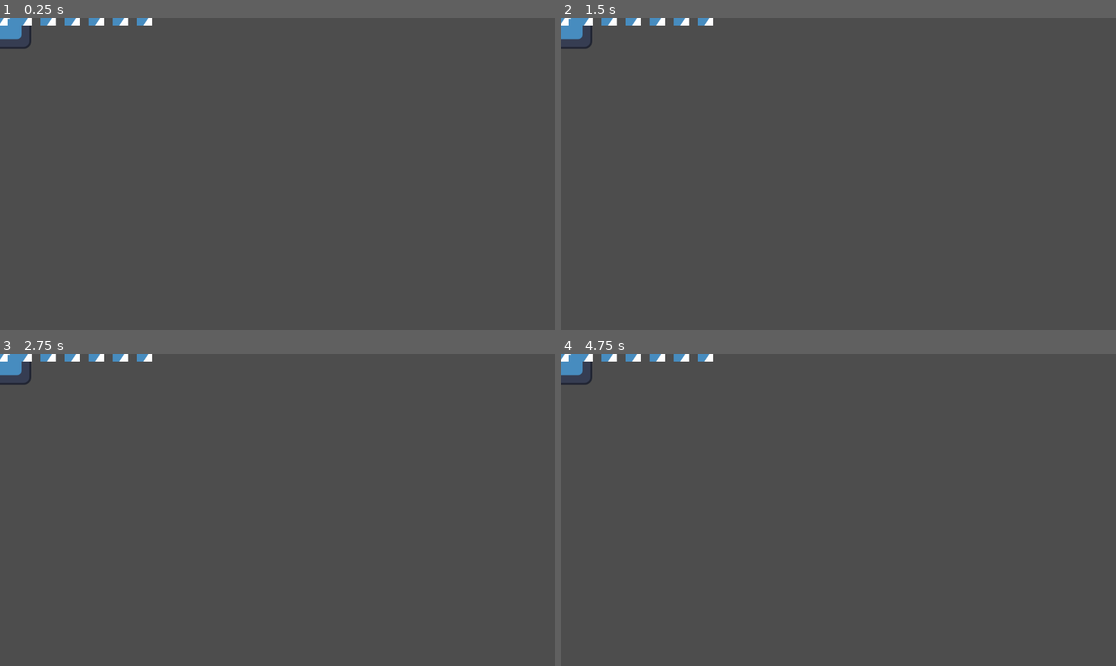
Above: before the commit, frames 1-4 (two rows, left to right).
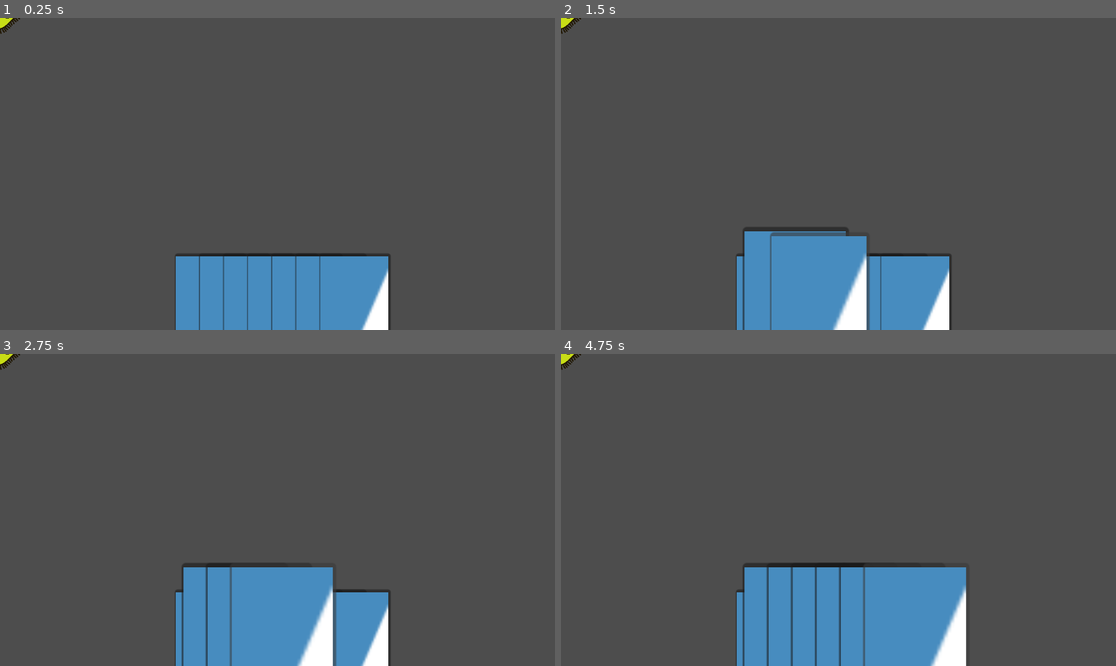
Above: after the commit, the same moments.

Repository: lowes2/immune_deckbuilder
Game: Godot game, scene res://battle.tscn
The game is run twice, just before and just after one commit, with the same random seed, the same clock (stepped at 60 frames per second) and the same inputs. The engine's default icon, where the game draws it, is replaced by a stand-in: a white triangle on a blue panel in a dark square.
Inputs (mouse positions are in pixels of both pictures, inside the frame that each line leads up to):
- Up to frame 1 (0.25 s): no input
- Up to frame 2 (1.5 s): click (771, 308) at 0.52 s; click (794, 308) at 1.27 s
- Up to frame 3 (2.75 s): click (260, 644) at 2.02 s
- Up to frame 4 (4.75 s): click (844, 644) at 2.77 s; click (866, 644) at 3.52 s; click (894, 644) at 4.27 s

The runs differ from the first frame. In frame 1, 10% of the frame differs, in the area x 0-71%, y 0-100%; in frame 2, 12%; in frame 3, 12%; in frame 4, 14%, in the area x 0-74%, y 0-100%.

Commit message:
BIG CHANGE

Diff:
--- a/battle.gd
+++ b/battle.gd
@@ -23,7 +23,8 @@
 		endBattle(-1)
 
 
-
+func getEnemy():
+	return enemy
 
 #-1 state indicates death, 0/1 indicates win (0 for tie? not sure)
 func endBattle(state):
--- a/card.gd
+++ b/card.gd
@@ -1,4 +1,4 @@
-extends Node2D
+extends Button
 
 #in each specific card, we will set the values by inheriting the IVs then modifying them
 var damage = 0
@@ -10,8 +10,66 @@
 var battle: PackedScene
 
 
+#for hover
+@export var scaleCurve: Curve
+@onready var timer = $hoverTimer
+var saveScale = scale
+var isHovering = false
+var grow = true
 
+#placement
+var selected = false
+
+func _ready():
+	pivot_offset = size / 2
+	saveScale = scale
 
 func use(enemy):
 	enemy.hurt(damage)
 	battle.adjustInflammation(inflame)
+
+func _process(delta: float) -> void:
+	if isHovering:
+		var percent = timer.time_left / timer.wait_time
+		if grow:
+			scale += Vector2(scaleCurve.sample(1-percent),scaleCurve.sample(1-percent)) / Vector2(10,10)
+		else:
+			scale -= Vector2(scaleCurve.sample(1-percent),scaleCurve.sample(1-percent)) / Vector2(10,10)
+	if scale < saveScale:
+		scale = saveScale
+
+
+
+
+func hover():
+	if not timer.is_stopped():
+		timer.stop()
+	timer.start()
+	isHovering = true
+
+func _on_hover_timer_timeout() -> void:
+	isHovering = false
+
+func _on_mouse_entered() -> void:
+	if not selected:
+		hover()
+		z_index += 1
+		grow = true
+
+func _on_mouse_exited() -> void:
+	if not selected:
+		hover()
+		z_index -= 1
+		grow = false
+
+func _input(event):
+	if event.is_action_pressed("CANCEL"):
+		selected = false
+		hover()
+		z_index -= 1
+		grow = false
+	if event.is_action_pressed("USE"):
+		use(battle.getEnemy())
+
+func _on_pressed() -> void:
+	selected = true
--- a/card.tscn
+++ b/card.tscn
@@ -1,7 +1,11 @@
-[gd_scene load_steps=5 format=3 uid="uid://c7l3ivh44kt8i"]
+[gd_scene load_steps=6 format=3 uid="uid://c7l3ivh44kt8i"]
 
 [ext_resource type="Script" uid="uid://bfskwkdmbwx0q" path="res://card.gd" id="1_kikvd"]
 [ext_resource type="Texture2D" uid="uid://bt6w11icwxund" path="res://icon.svg" id="2_rjlel"]
+
+[sub_resource type="Curve" id="Curve_rjlel"]
+_data = [Vector2(0, 0.94382), 0.0, 0.0, 0, 0, Vector2(0.223404, 0.505618), 0.0, 0.0, 0, 0, Vector2(0.930851, 0.11236), 0.0, 0.0, 0, 0]
+point_count = 3
 
 [sub_resource type="AtlasTexture" id="AtlasTexture_q5obu"]
 atlas = ExtResource("2_rjlel")
@@ -18,10 +22,33 @@
 "speed": 5.0
 }]
 
-[node name="card" type="Node2D"]
+[node name="card" type="Button"]
+anchors_preset = 8
+anchor_left = 0.5
+anchor_top = 0.5
+anchor_right = 0.5
+anchor_bottom = 0.5
+offset_left = -37.0
+offset_top = -55.5
+offset_right = 37.0
+offset_bottom = 55.5
+grow_horizontal = 2
+grow_vertical = 2
+scale = Vector2(2, 2)
 script = ExtResource("1_kikvd")
+scaleCurve = SubResource("Curve_rjlel")
 
 [node name="sprite" type="AnimatedSprite2D" parent="."]
+position = Vector2(36.5, 57.5)
+scale = Vector2(2.20313, 3.40625)
 sprite_frames = SubResource("SpriteFrames_e484p")
 
 [node name="player" type="AudioStreamPlayer2D" parent="."]
+
+[node name="hoverTimer" type="Timer" parent="."]
+wait_time = 0.4
+
+[connection signal="mouse_entered" from="." to="." method="_on_mouse_entered"]
+[connection signal="mouse_exited" from="." to="." method="_on_mouse_exited"]
+[connection signal="pressed" from="." to="." method="_on_pressed"]
+[connection signal="timeout" from="hoverTimer" to="." method="_on_hover_timer_timeout"]
--- a/enemy.tscn
+++ b/enemy.tscn
@@ -1,11 +1,12 @@
 [gd_scene load_steps=3 format=3 uid="uid://b21grcurhbtmn"]
 
 [ext_resource type="Script" uid="uid://c2a5e6y3s6gu" path="res://enemy.gd" id="1_7k104"]
-[ext_resource type="Texture2D" uid="uid://bt6w11icwxund" path="res://icon.svg" id="2_4gyqm"]
+[ext_resource type="Texture2D" uid="uid://8a255hldc6md" path="res://assets/enemies/bacteria.png" id="2_4gyqm"]
 
 [node name="enemy" type="Node2D"]
 script = ExtResource("1_7k104")
 
 [node name="Icon" type="Sprite2D" parent="."]
-position = Vector2(1, 0)
+position = Vector2(0.999985, -1)
+scale = Vector2(0.0683761, 0.0683761)
 texture = ExtResource("2_4gyqm")
--- a/hand.gd
+++ b/hand.gd
@@ -1,9 +1,11 @@
 extends Node2D
 
-var cards : Array[Node2D] = []
+var cards : Array[Button] = []
 @onready var card_scene = preload("res://card.tscn")
+@onready var enemy_scene = preload("res://enemy.tscn")
 
 func _ready():
+	position = Vector2(200, 600)
 	for i in 7:
 		drawCard(i)
 
@@ -12,3 +14,10 @@
 	cards.append(addCard)
 	addCard.position.x = position.x + 50 * index
 	add_child(addCard)
+
+
+func spawnEnemy():
+	var addEnemy = enemy_scene.instantiate()
+	addEnemy.global_position.x = 700
+	addEnemy.global_position.y = -700
+	add_child(addEnemy)
--- a/project.godot
+++ b/project.godot
@@ -16,5 +16,23 @@
 
 config/name="immune_deckbuilder"
 run/main_scene="uid://bc6xjyhsdo73g"
-config/features=PackedStringArray("4.6", "Forward Plus")
+config/features=PackedStringArray("4.4", "Forward Plus")
 config/icon="res://icon.svg"
+
+[input]
+
+CANCEL={
+"deadzone": 0.2,
+"events": [Object(InputEventKey,"resource_local_to_scene":false,"resource_name":"","device":-1,"window_id":0,"alt_pressed":false,"shift_pressed":false,"ctrl_pressed":false,"meta_pressed":false,"pressed":false,"keycode":0,"physical_keycode":4194305,"key_label":0,"unicode":0,"location":0,"echo":false,"script":null)
+]
+}
+USE={
+"deadzone": 0.2,
+"events": [Object(InputEventKey,"resource_local_to_scene":false,"resource_name":"","device":-1,"window_id":0,"alt_pressed":false,"shift_pressed":false,"ctrl_pressed":false,"meta_pressed":false,"pressed":false,"keycode":0,"physical_keycode":69,"key_label":0,"unicode":101,"location":0,"echo":false,"script":null)
+]
+}
+ALTUSE={
+"deadzone": 0.2,
+"events": [Object(InputEventKey,"resource_local_to_scene":false,"resource_name":"","device":-1,"window_id":0,"alt_pressed":false,"shift_pressed":false,"ctrl_pressed":false,"meta_pressed":false,"pressed":false,"keycode":0,"physical_keycode":81,"key_label":0,"unicode":113,"location":0,"echo":false,"script":null)
+]
+}
Binary file added: assets/enemies/bacteria.png
Not shown, added: assets/enemies/bacteria.png.import
